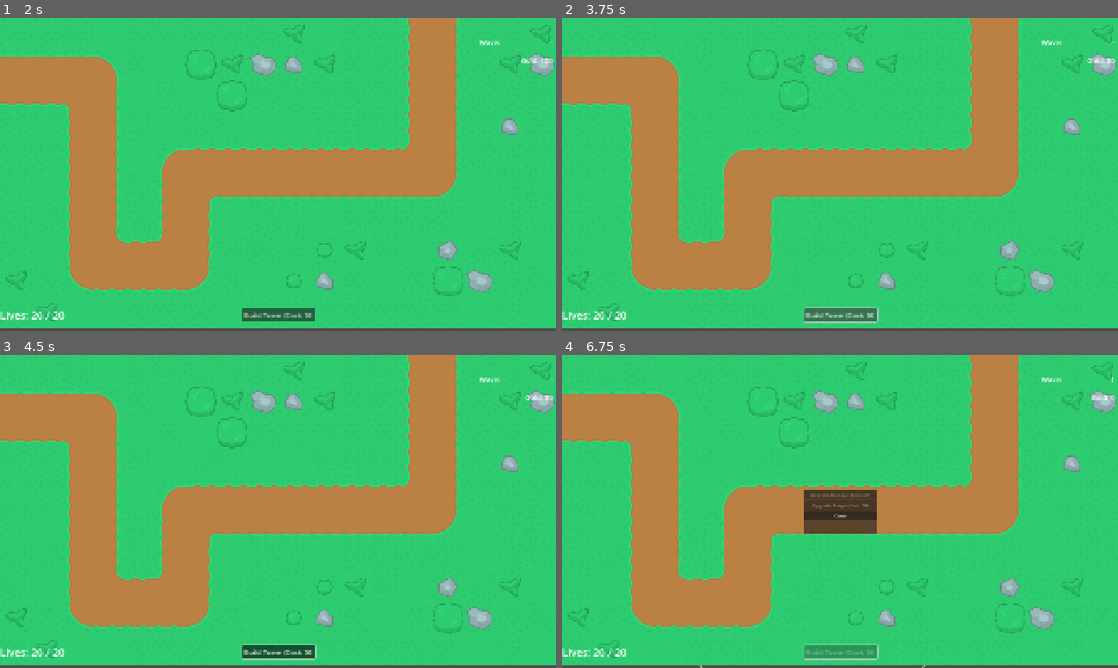
Above: before the commit, frames 1-4 (two rows, left to right).
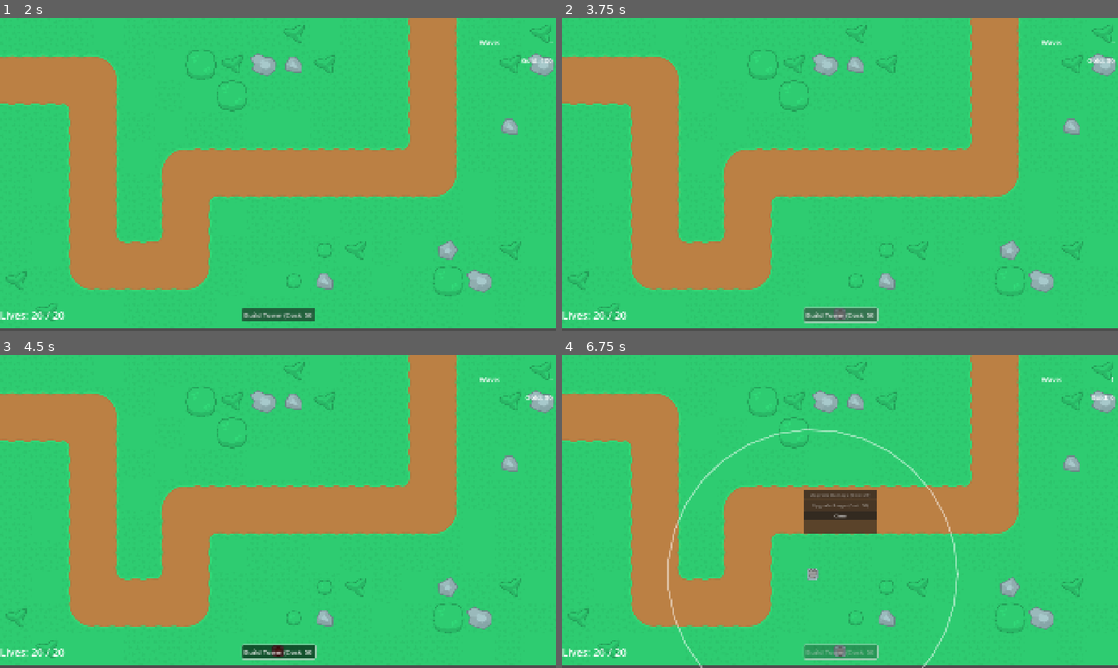
Above: after the commit, the same moments.

Repository: xMOROx/tower-defense-2d
Game: Godot game, scene res://scenes/ui/MainMenu.tscn
Two runs of this game, one before a commit and one after it. Both use one fixed random seed, a clock stepped at 60 frames per second and the inputs below.
Inputs (mouse positions are in pixels of both pictures, inside the frame that each line leads up to):
- Up to frame 1 (2 s): click "PLAY" at 0.5 s; click "1" at 1.25 s
- Up to frame 2 (3.75 s): click "Build Tower (Cost: 50)" at 2 s; click "Build Tower (Cost: 50)" at 2.75 s; click "Build Tower (Cost: 50)" at 3.5 s
- Up to frame 3 (4.5 s): tap Enter at 4.25 s; move the mouse to (278, 652) at 4.27 s; click (278, 652) at 4.42 s
- Up to frame 4 (6.75 s): tap Space at 5, 6.5 s; move the mouse to (728, 527) at 5.02 s; click (728, 527) at 5.17 s; tap Enter at 5.75 s; move the mouse to (728, 527) at 5.77 s; click (728, 527) at 5.92 s; move the mouse to (812, 574) at 6.52 s; click (812, 574) at 6.67 s

Frame 1 is identical in both runs. In frame 2, less than 0.1% of the frame differs, in the area x 48-51%, y 92-97%; in frame 3, less than 0.1%; in frame 4, 0.9%, in the area x 18-72%, y 23-100%.

Commit message:
correct level 1 layout

Diff:
--- a/scenes/maps/Level_1.tscn
+++ b/scenes/maps/Level_1.tscn
@@ -19,11 +19,11 @@
 [sub_resource type="RectangleShape2D" id="RectangleShape2D_bwlk2"]
 size = Vector2(256, 109.667)
 
+[sub_resource type="RectangleShape2D" id="RectangleShape2D_fxa07"]
+size = Vector2(114, 376)
+
 [sub_resource type="RectangleShape2D" id="RectangleShape2D_ugr47"]
 size = Vector2(109.322, 383.21)
-
-[sub_resource type="RectangleShape2D" id="RectangleShape2D_fxa07"]
-size = Vector2(114, 376)
 
 [sub_resource type="RectangleShape2D" id="RectangleShape2D_prr5q"]
 size = Vector2(504.29, 106.007)
@@ -40,7 +40,7 @@
 
 [node name="World" type="Node2D" parent="."]
 
-[node name="Map" type="Node" parent="World"]
+[node name="Map" type="Node2D" parent="World"]
 
 [node name="Layer_ground" type="TileMapLayer" parent="World/Map"]
 tile_map_data = PackedByteArray("AAAAAAAAAgABAAEAAAAAAAEAAgABAAIAAAAAAAIAAgABAAAAAAAAAAMAAgABAAEAAAAAAAQAAgABAAEAAAAAAA …(2800 unchanged characters)…
@@ -78,13 +78,13 @@
 position = Vector2(125, 127.548)
 shape = SubResource("RectangleShape2D_bwlk2")
 
+[node name="CollisionShape2D3" type="CollisionShape2D" parent="World/PathBlocker"]
+position = Vector2(893, 187)
+shape = SubResource("RectangleShape2D_fxa07")
+
 [node name="CollisionShape2D2" type="CollisionShape2D" parent="World/PathBlocker"]
 position = Vector2(195.339, 374.395)
 shape = SubResource("RectangleShape2D_ugr47")
-
-[node name="CollisionShape2D3" type="CollisionShape2D" parent="World/PathBlocker"]
-position = Vector2(893, 187)
-shape = SubResource("RectangleShape2D_fxa07")
 
 [node name="CollisionShape2D4" type="CollisionShape2D" parent="World/PathBlocker"]
 position = Vector2(582.544, 321.141)
